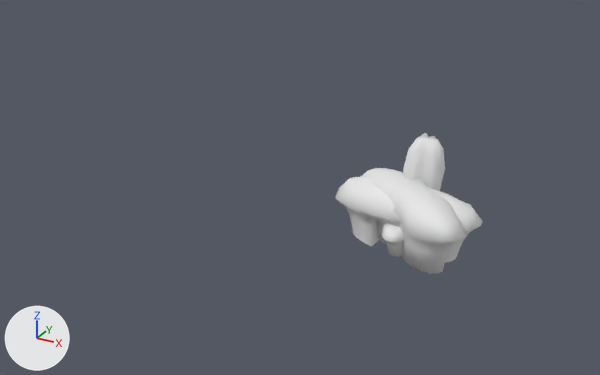
Before and after pictures for a commit that changed the glTF model assets/models/rocks.gltf.
Camera for both pictures: a camera (50 mm lens) standing at (273.0, -727.0, 394.0) and looking at (-130.0, 5.0, 28.0). Arrows for +X, +Y and +Z are at lower left; the lights stay in place. Vertices at the same position are counted once.

In view in the first picture: 'Rock', 'Rock.001', 'Rock.003', 'Rock.006'.
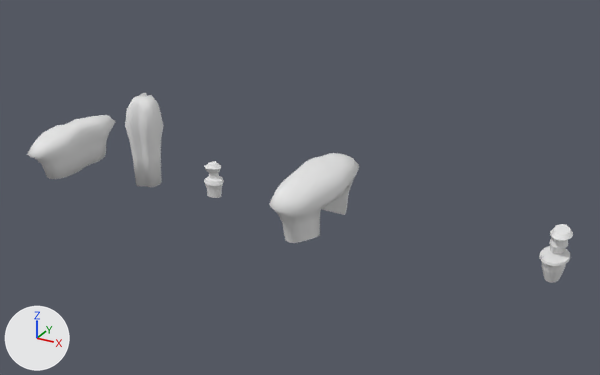
The change, as a diff of the scene's bpy script:
```diff
--- a/assets/models/rocks.gltf.py
+++ b/assets/models/rocks.gltf.py
@@ me_cylinder @@
 me_cylinder.from_pydata(...)  # 144 vertices, 284 faces; spans x -17.5..14.5, y -53.4..39.5, z -3.6..32.5
 # used by ob_rock; location = (0.0, 0.0, 0.0)
+# me_cylinder part 1: the whole mesh is scaled about its middle by 1.56, then moved by (-0.2, 4.2, 6.6)
 me_cylinder.materials.append(mat_erodedsmoothrock)
@@ me_cylinder_001 @@
 me_cylinder_001.from_pydata(...)  # 144 vertices, 284 faces; spans x -17.3..25.0, y 5.4..50.4, z -8.6..104.4
 # used by ob_rock_001; location = (0.0, 0.0, 0.0)
+# me_cylinder_001 part 2: the whole mesh is moved by (-1.4, -27.2, 0.0)
 me_cylinder_001.materials.append(mat_erodedsmoothrock)
@@ me_cylinder_003 @@
 me_cylinder_003.from_pydata(...)  # 146 vertices, 274 faces; spans x -80.0..78.0, y -40.0..21.0, z -6.0..59.0
 # used by ob_rock_003; location = (0.0, 0.0, 0.0)
+# me_cylinder_003 part 3: the whole mesh is turned 93.5 degrees about the z axis through its middle, then moved by (4.0, 10.0, 0.0)
 me_cylinder_003.materials.append(mat_erodedsmoothrock)
@@ me_cylinder_005_1 @@
+me_cylinder_005_1.from_pydata(...)  # 374 vertices, 744 faces; spans x -14.7..13.0, y -18.2..21.1, z -6.5..45.6
+me_cylinder_005_1.materials.append(mat_erodedsmoothrock)  # its picture is missing
@@ ob_rock @@
 ob_rock = bpy.data.objects.new('Rock', me_cylinder)
-ob_rock.location = (0.0, 0.0, 0.0)
+ob_rock.location = (-450.6, 0.0, 0.0)
@@ ob_rock_001 @@
 ob_rock_001 = bpy.data.objects.new('Rock.001', me_cylinder_001)
-ob_rock_001.location = (0.0, 0.0, 0.0)
+ob_rock_001.location = (-338.3, 0.0, 0.0)
@@ ob_rock_002 @@
 ob_rock_002 = bpy.data.objects.new('Rock.002', me_cylinder_002)
-ob_rock_002.location = (0.0, 0.0, 0.0)
+ob_rock_002.location = (-239.6, 0.0, 0.0)
@@ ob_rock_003 @@
 ob_rock_003 = bpy.data.objects.new('Rock.003', me_cylinder_003)
-ob_rock_003.location = (0.0, 0.0, 0.0)
+ob_rock_003.location = (-108.1, 0.0, 0.0)
@@ ob_rock_004 @@
-ob_rock_004 = bpy.data.objects.new('Rock.004', None)
-ob_rock_004.location = (-61.8, -7.4, -13.3)
+ob_rock_004 = bpy.data.objects.new('Rock.004', me_cylinder_005_1)
+ob_rock_004.location = (149.0, 0.0, 0.0)
@@ ob_rock_006 @@
-ob_rock_006 = bpy.data.objects.new('Rock.006', me_cylinder_041)
-ob_rock_006.location = (0.0, 0.0, 0.0)
```

Pixel boxes [x1, y1, x2, y2] of what changed, in the pictures (600 x 375 px):
'Rock.003', mesh turned, moved
    before: [335, 177, 482, 263]
    after: [269, 153, 359, 243]
'Rock.006', deleted
    before: [360, 168, 466, 274]
'Rock.001', moved
    before: [403, 133, 445, 191]
    after: [125, 93, 164, 187]
'Rock', mesh rescaled, moved
    before: [382, 223, 404, 257]
    after: [27, 115, 116, 179]
'Rock.004', now drawn
    after: [539, 224, 573, 283]
'Rock.002', moved (not visible before)
    after: [204, 161, 224, 198]
